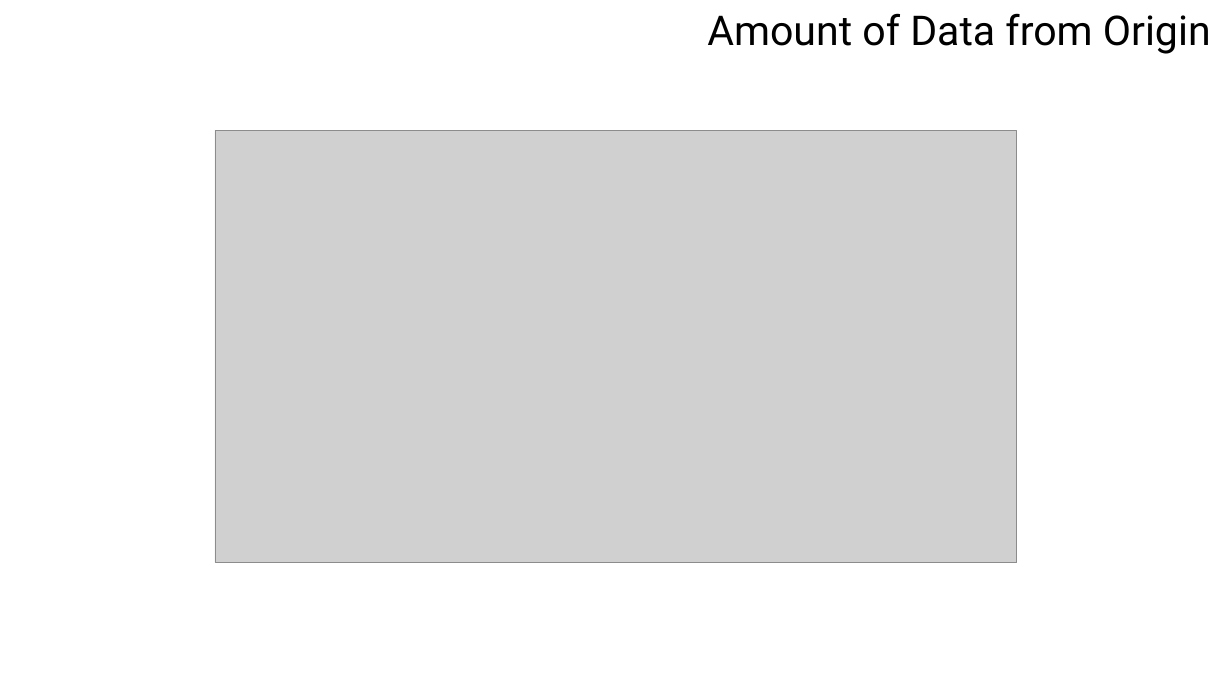
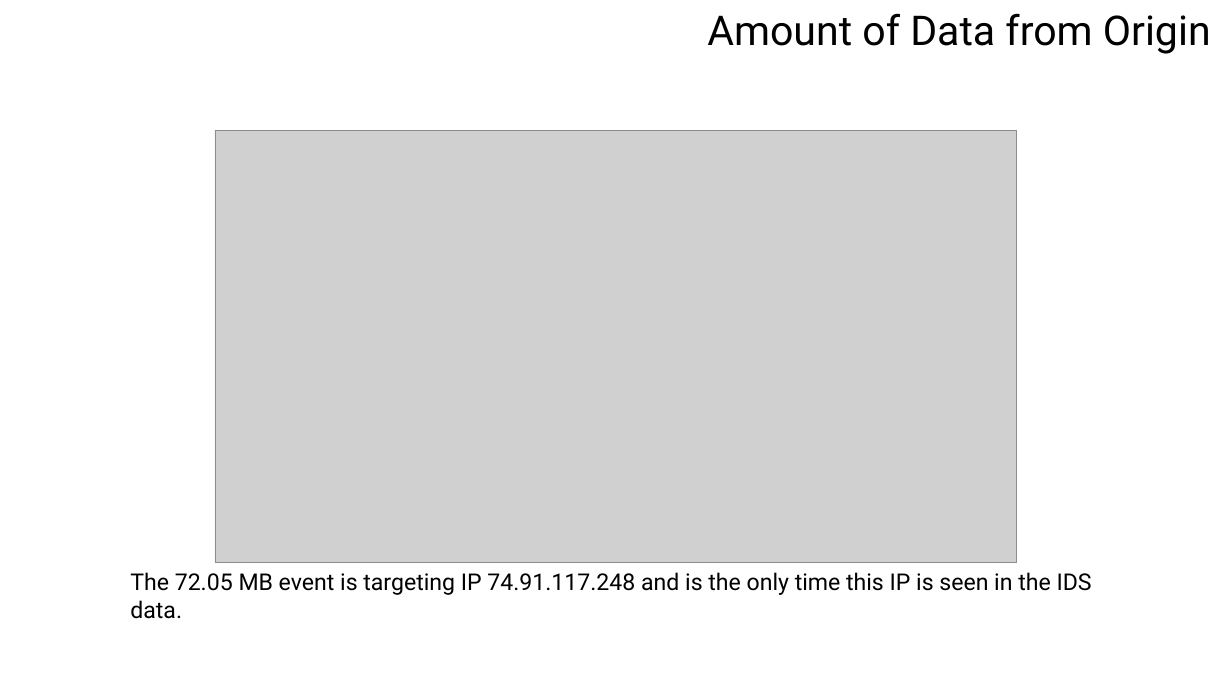
Before and after one commit to sdave777/Internet-of-Things_IDS_Data, a slide deck: slide 13 of Presentation.pptx (slide 12 before the commit). Drawn at 1232x693 pixels with LibreOffice and Linux fonts; fonts in the diff are those of the drawing; grey boxes stand for pictures; background and template pictures are left out. Boxes give left, top, right and bottom in pixels: in the first picture for what was removed or moved away, otherwise in the second. Text is boxed around its words. In the diff, an @@ line names an element or a change of style, - is before the commit and + after.

```diff
--- a/Presentation.pptx
+++ b/Presentation.pptx
@@ text added at [130, 572, 1092, 595], 18 pt, text #000000 @@
+The 72.05 MB event is targeting IP 74.91.117.248 and is the only time this IP is seen in the IDS data.
```
Also in this commit, not shown: 5 other slides changed, 2 slides added, 1 slide removed, 2 other files.
